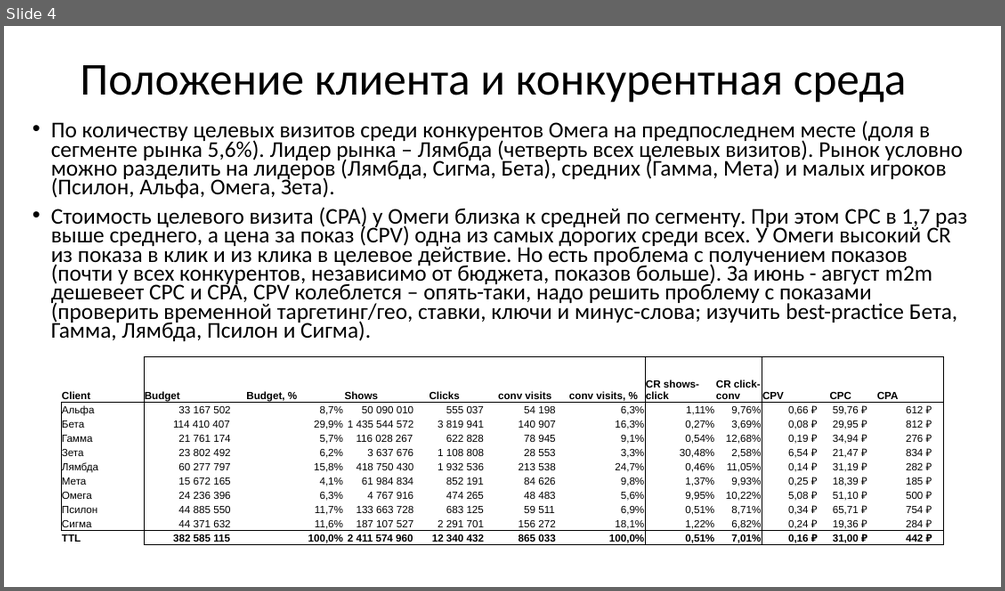
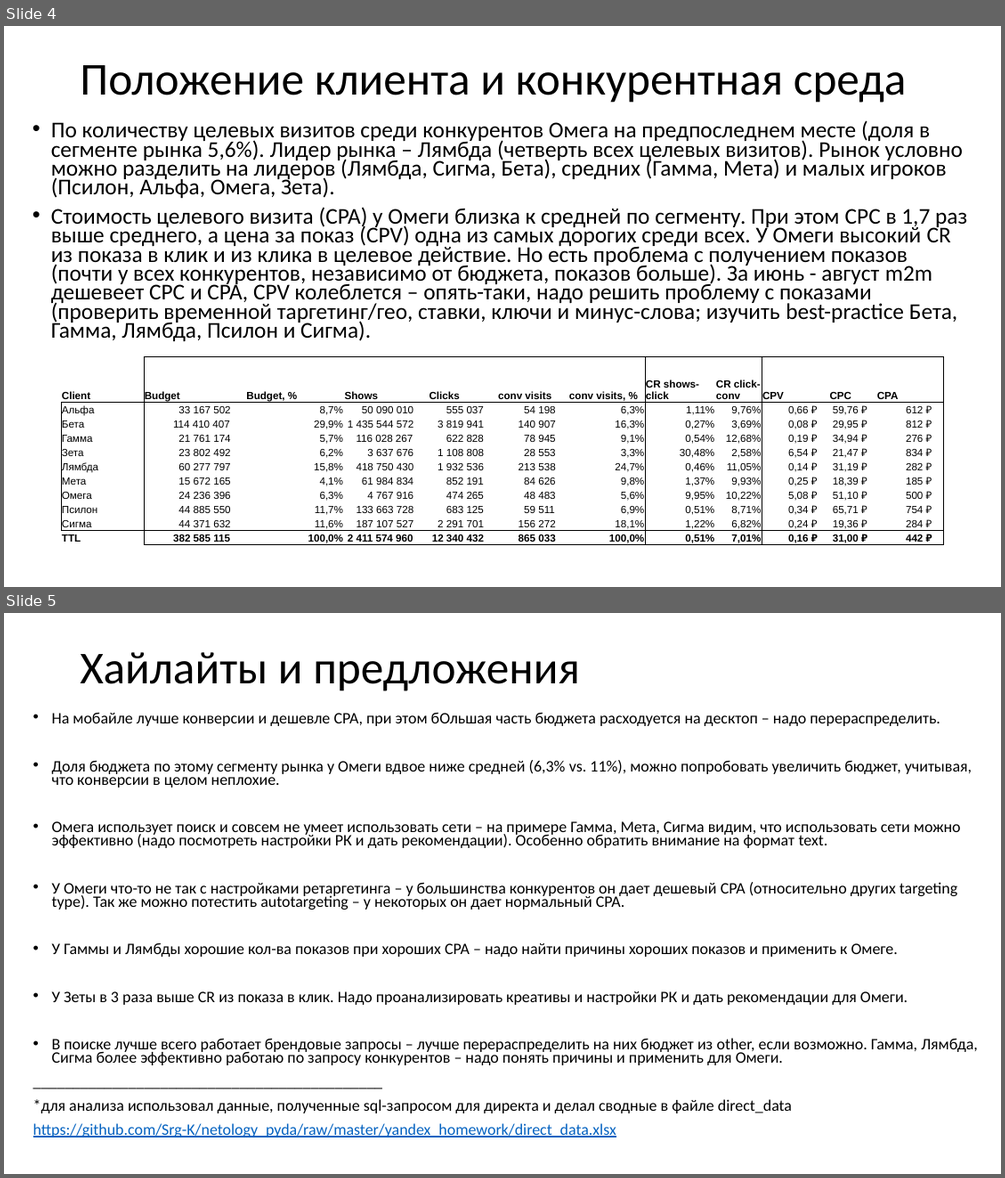
Before and after one commit to Srg-K/netology_pyda, a slide deck: yandex_homework/presentation.pptx. Shown one above the other, each under a label of ours: slide 4 before the commit, slides 4 and 5 after it. The pictures are 1005x591 and 1005x1178 pixels, drawn with LibreOffice and Linux fonts; fonts in the diff are those of the drawing. Boxes give left, top, right and bottom in pixels: in the first picture for what was removed or moved away, otherwise in the second. Text is boxed around its words. In the diff, an @@ line names an element or a change of style, - is before the commit and + after.

```diff
--- a/yandex_homework/presentation.pptx
+++ b/yandex_homework/presentation.pptx
@@ slide 5 added at <box>4,613,1001,1174</box>, background #FFFFFF @@
@@ title added at <box>80,652,580,691</box>, 44 pt, text #000000 @@
+Хайлайты и предложения
@@ text added at <box>33,712,978,1137</box>, 15.4 pt, text #000000 @@
+• На мобайле лучше конверсии и дешевле CPA, при этом бОльшая часть бюджета расходуется на десктоп – надо перераспределить.
+• Доля бюджета по этому сегменту рынка у Омеги вдвое ниже средней (6,3% vs. 11%), можно попробовать увеличить бюджет, учитывая, что конверсии в целом неплохие.
+• Омега использует поиск и совсем не умеет использовать сети – на примере Гамма, Мета, Сигма видим, что использовать сети можно эффективно (надо посмотреть настройки РК и дать рекомендации). Особенно обратить внимание на формат text.
+• У Омеги что-то не так с настройками ретаргетинга – у большинства конкурентов он дает дешевый CPA (относительно других targeting type). Так же можно потестить autotargeting – у некоторых он дает нормальный CPA.
+• У Гаммы и Лямбды хорошие кол-ва показов при хороших CPA – надо найти причины хороших показов и применить к Омеге.
+• У Зеты в 3 раза выше CR из показа в клик. Надо проанализировать креативы и настройки РК и дать рекомендации для Омеги.
+• В поиске лучше всего работает брендовые запросы – лучше перераспределить на них бюджет из other, если возможно. Гамма, Лямбда, Сигма более эффективно работаю по запросу конкурентов – надо понять причины и применить для Омеги.
+____________________________________________
+*для анализа использовал данные, полученные sql-запросом для директа и делал сводные в файле direct_data
+https://github.com/Srg-K/netology_pyda/raw/master/yandex_homework/direct_data.xlsx
```
Also in this commit, not shown: 5 other slides added, 1 other file.
